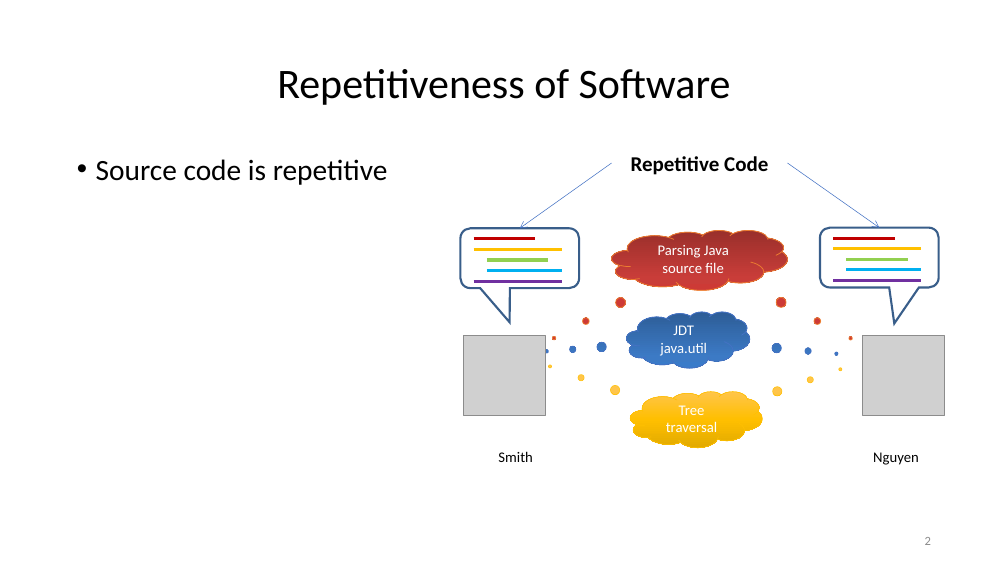
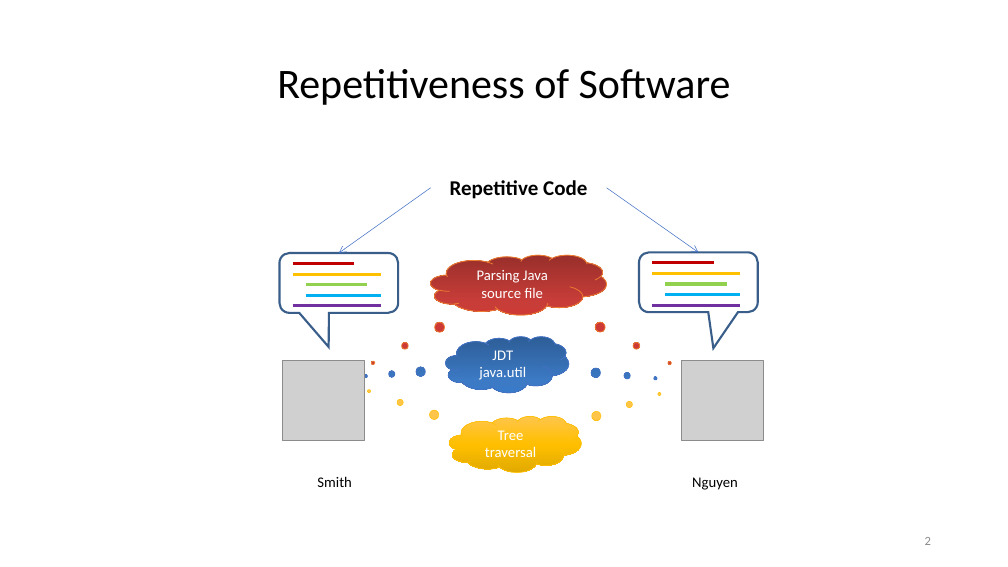
Before and after one commit to nguyenhoan/CPatMiner, a slide deck: slide 2 of CPatMiner_2.pptx. Drawn at 1008x567 pixels with LibreOffice and Linux fonts; fonts in the diff are those of the drawing; grey boxes stand for pictures. Boxes give left, top, right and bottom in pixels: in the first picture for what was removed or moved away, otherwise in the second. Text is boxed around its words. In the diff, an @@ line names an element or a change of style, - is before the commit and + after.

```diff
--- a/CPatMiner_2.pptx
+++ b/CPatMiner_2.pptx
@@ text removed at bbox=[96, 159, 388, 185] @@
-• Source code is repetitive
@@ 10 lines, 6 thought clouds, 3 texts, 2 pictures, 2 rounded speech boxes, 2 arrows: place and size @@
-10 lines, 6 thought clouds, 3 texts, 2 pictures, 2 rounded speech boxes, 2 arrows at bbox=[461, 156, 944, 465]
+10 lines, 6 thought clouds, 3 texts, 2 pictures, 2 rounded speech boxes, 2 arrows at bbox=[280, 180, 764, 490]
```
Also in this commit, not shown: 9 other slides changed, 3 slides removed.
